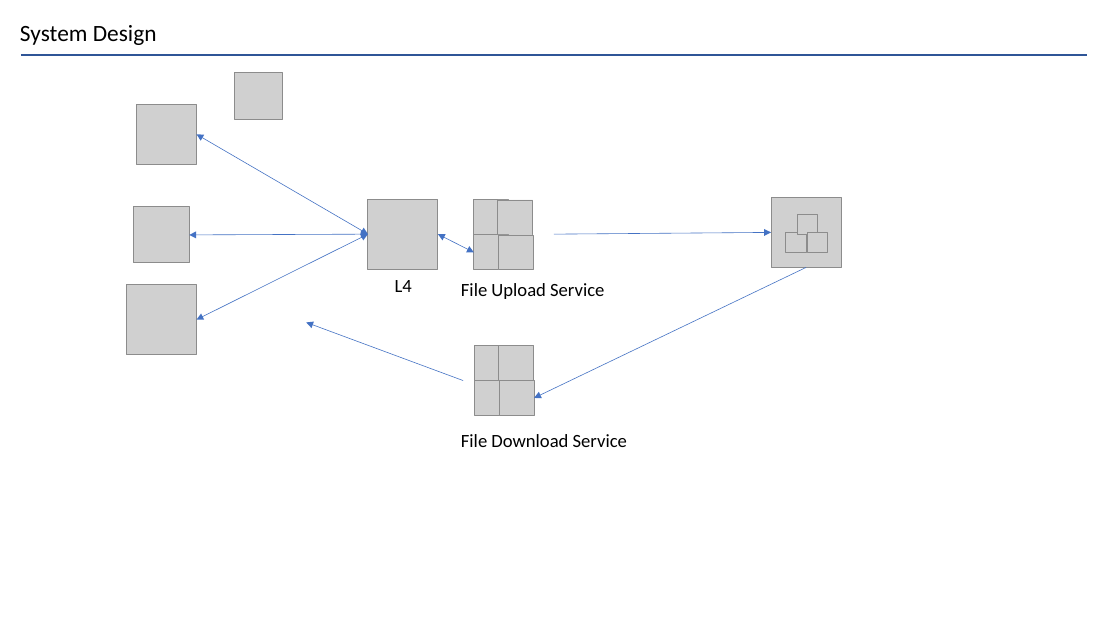
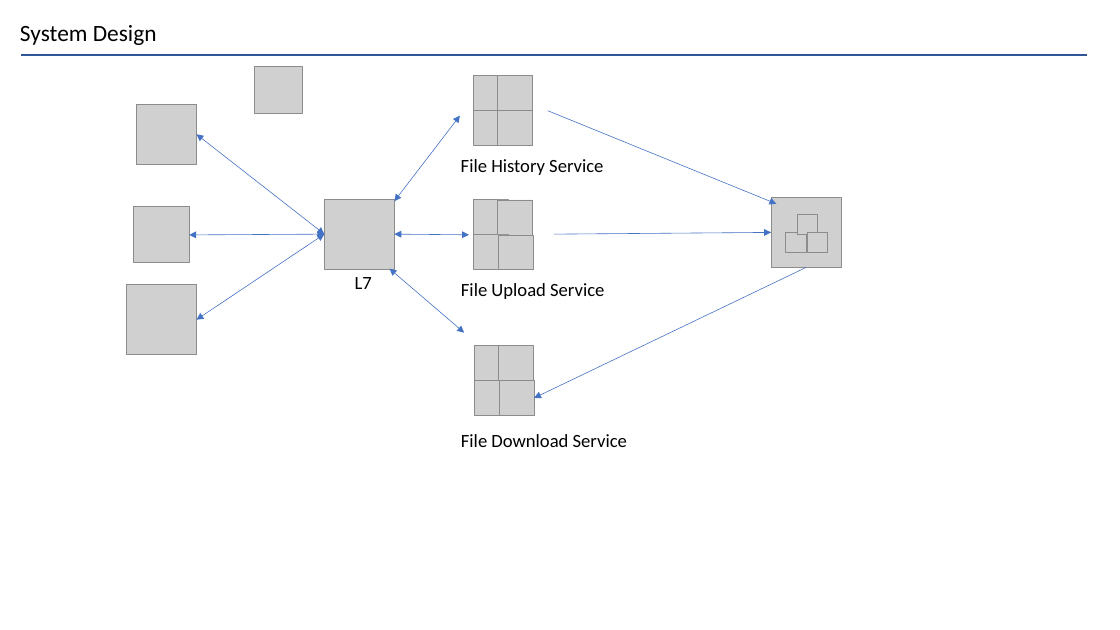
Before and after one commit to Joel-Hwang/leetcode, a slide deck: slide 3 of CloudStorage.pptx (slide 4 before the commit). Drawn at 1120x630 pixels with LibreOffice and Linux fonts; fonts in the diff are those of the drawing; grey boxes stand for pictures. Boxes give left, top, right and bottom in pixels: in the first picture for what was removed or moved away, otherwise in the second. Text is boxed around its words. In the diff, an @@ line names an element or a change of style, - is before the commit and + after.

```diff
--- a/CloudStorage.pptx
+++ b/CloudStorage.pptx
@@ picture: place and size @@
-picture at <box>235,72,282,119</box>
+picture at <box>255,66,302,113</box>
@@ picture added at <box>474,76,509,111</box> @@
@@ picture added at <box>497,76,533,111</box> @@
@@ double arrow added from (394, 202) to (460, 116), #4472C4 0.5 pt @@
@@ picture added at <box>474,111,509,146</box> @@
@@ picture added at <box>498,111,534,146</box> @@
@@ arrow added from (548, 111) to (776, 204), #4472C4 0.5 pt @@
@@ double arrow moved from (197, 134) - (368, 234) to (197, 134) - (324, 234) @@
@@ text added at <box>461,159,603,175</box>, 16 pt, text #000000 @@
+File History Service
@@ picture: place and size @@
-picture at <box>368,199,438,269</box>
+picture at <box>324,199,394,269</box>
@@ double arrow moved from (189, 235) - (368, 234) to (189, 235) - (324, 234) @@
@@ double arrow moved from (197, 320) - (368, 234) to (197, 320) - (324, 234) @@
@@ double arrow moved from (438, 234) - (474, 252) to (394, 234) - (469, 235) @@
@@ arrow moved from (463, 381) - (307, 323) to (390, 269) - (465, 333) @@
@@ arrow (390, 269) - (465, 333): arrow to double arrow @@
@@ text at <box>355,277,372,289</box>: text changed @@
-L4
+L7
```
Also in this commit, not shown: 3 slides added, 2 slides removed.
